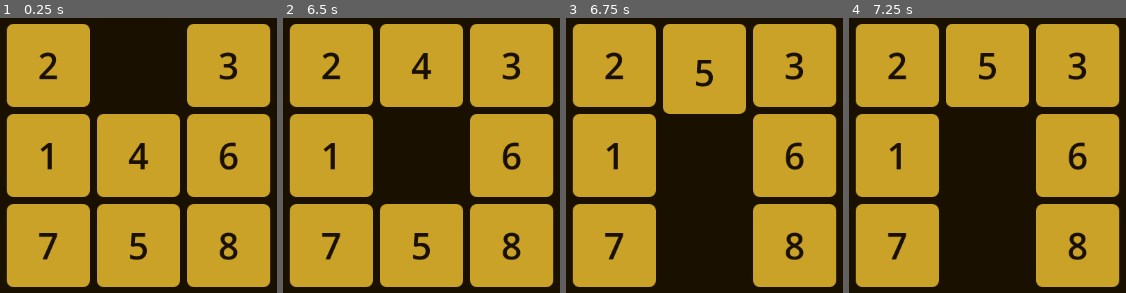
Above: before the commit, frames 1-4 (left to right).
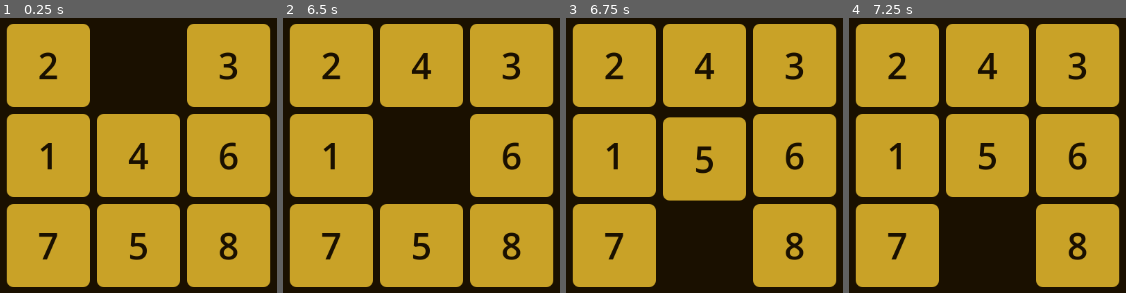
Above: after the commit, the same moments.

Repository: teologoeretico1975/LeTavoleDiAshan
Game: Godot game, scene res://scenes/game/GameBoard.tscn
The game is run twice, just before and just after one commit, with the same random seed, the same clock (stepped at 60 frames per second) and the same inputs.
Inputs (mouse positions are in pixels of both pictures, inside the frame that each line leads up to):
- Up to frame 1 (0.25 s): no input
- Up to frame 2 (6.5 s): tap Enter at 0.5, 2, 3.5 s; move the mouse to (382, 246) at 0.52 s; click (382, 246) at 0.67 s; tap Space at 1.25, 2.75, 4.25 s; move the mouse to (outside the picture) at 1.27 s; click (outside the picture) at 1.42 s; move the mouse to (outside the picture) at 2.02 s; click (outside the picture) at 2.17 s; move the mouse to (460, 155) at 2.77 s; click (460, 155) at 2.92 s; move the mouse to (302, 42) at 3.52 s; click (302, 42) at 3.67 s; move the mouse to (outside the picture) at 4.27 s; click (outside the picture) at 4.42 s; move the mouse to (outside the picture) at 5.02 s; click (outside the picture) at 5.17 s; move the mouse to (501, 56) at 5.77 s; click (501, 56) at 5.92 s
- Up to frame 3 (6.75 s): move the mouse to (665, 246) at 6.52 s; click (665, 246) at 6.67 s
- Up to frame 4 (7.25 s): no input

Frames 1-2 are identical in both runs. In frame 3, 10% of the frame differs, in the area x 35-65%, y 12-67%; in frame 4, 9.2%.

Commit message:
Fix tile overlap bug: reposition all panels in _refresh_tiles
The blank panel was never moved by the tween (only the clicked tile
was animated), so it stayed at its original screen position. On the
second move it became visible again at the wrong coordinates, visually
overlapping the panel that had just slid into its cell.

Fix: _refresh_tiles() now resets panel.position for every cell from
its board index before updating visibility and label text. The just-
animated tile lands at the same position it already reached, and the
blank panel is correctly placed at its new grid cell each time.

Co-Authored-By: Claude Sonnet 4.6 <noreply@anthropic.com>

Diff:
--- a/scripts/ui/GameBoard.gd
+++ b/scripts/ui/GameBoard.gd
@@ -288,6 +288,15 @@
 		var panel: Panel = _tile_nodes[i]
 		var label: Label = panel.get_node("Label")
 
+		# Riposiziona sempre il panel alla cella di griglia corrispondente a i.
+		# Questo è necessario perché il blank panel non viene mai animato dal tween
+		# (solo la tile cliccata si muove), quindi senza questa riga rimarrebbe
+		# fisicamente nella posizione di partenza e risulterebbe sovrapposto
+		# alla tile successiva che lo rimpiazza.
+		var row: int = i / GRID_SIZE
+		var col: int = i % GRID_SIZE
+		panel.position = Vector2(col * (TILE_SIZE + TILE_GAP), row * (TILE_SIZE + TILE_GAP))
+
 		if val == 0:
 			# La casella vuota è invisibile — il "buco" nella griglia.
 			panel.visible = false
